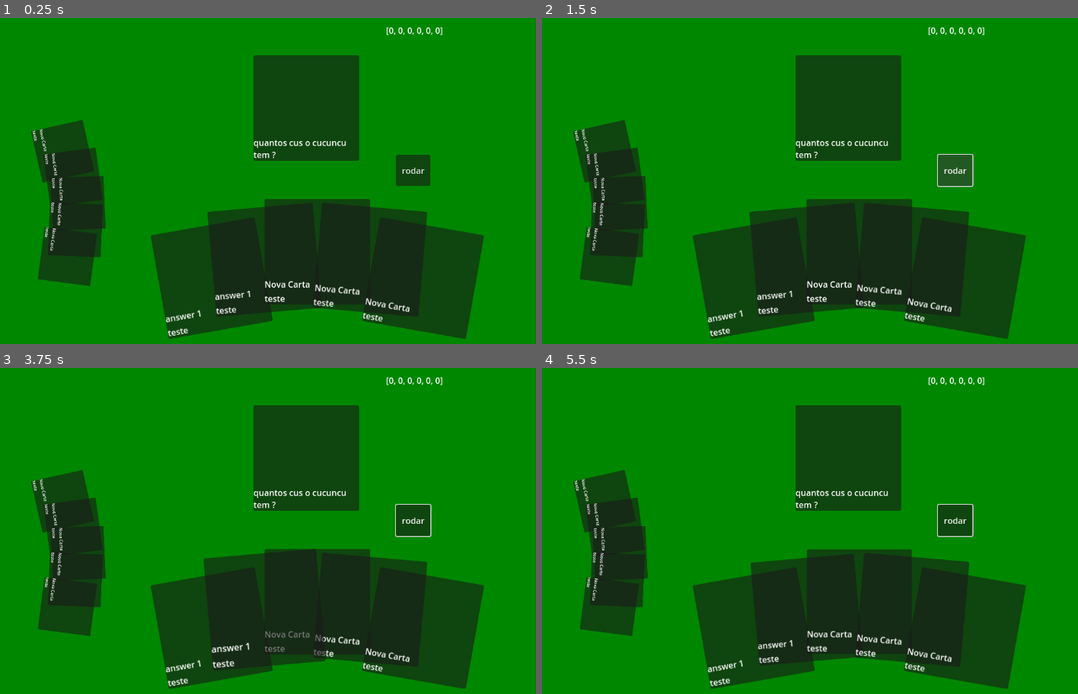
Above: before the commit, frames 1-4 (two rows, left to right).
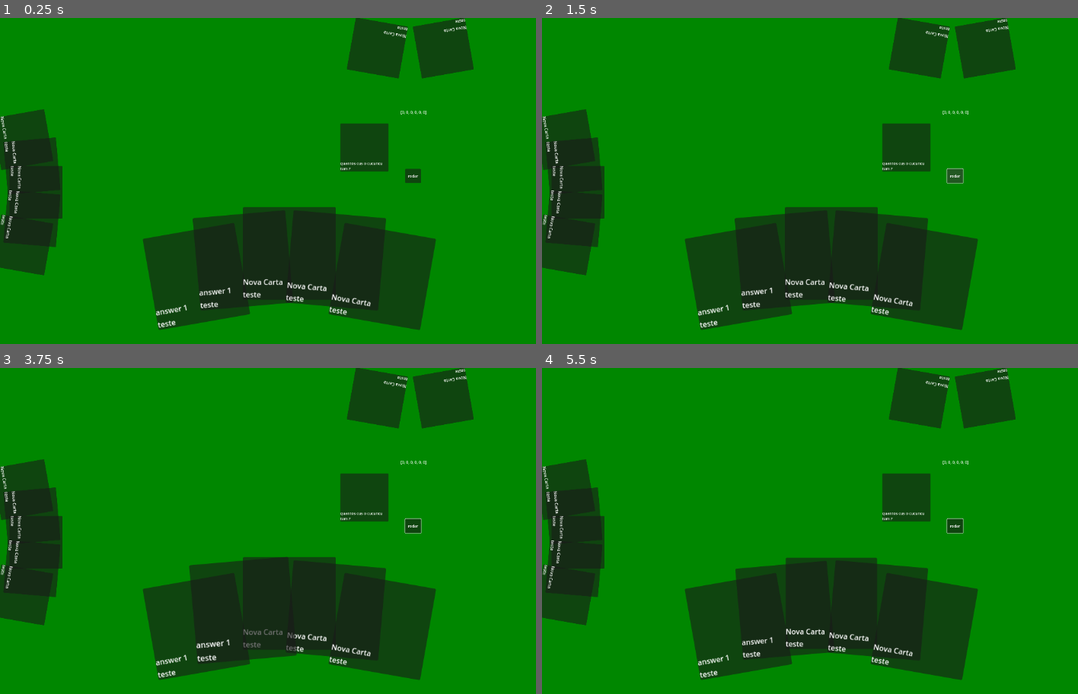
Above: after the commit, the same moments.

Repository: nitsuboy/greatestcardgame-retested
Game: Godot game, scene res://scenes/GameManager.tscn
Two runs of this game, one before a commit and one after it. Both use one fixed random seed, a clock stepped at 60 frames per second and the inputs below.
Inputs (mouse positions are in pixels of both pictures, inside the frame that each line leads up to):
- Up to frame 1 (0.25 s): no input
- Up to frame 2 (1.5 s): click "rodar" at 0.5 s; click "rodar" at 1.25 s
- Up to frame 3 (3.75 s): click "rodar" at 2 s; tap Enter at 2.75 s; move the mouse to (439, 521) at 2.77 s; press the mouse at (439, 521) at 2.78 s; release the mouse at (439, 521) at 3.5 s; tap Space at 3.5 s; drag from (182, 557) to (273, 605) at 3.52 s
- Up to frame 4 (5.5 s): move the mouse to (906, 462) at 4.27 s; press the mouse at (906, 462) at 4.28 s; release the mouse at (906, 462) at 5 s; tap Enter at 5 s; drag from (815, 605) to (665, 488) at 5.02 s

The runs differ from the first frame. In frame 1, 29% of the frame differs, in the area x 0-91%, y 0-99%; in frame 2, 30%; in frame 3, 30%; in frame 4, 30%.

Commit message:
fix/feature: #11 #8 #10 #9

Diff:
--- a/resources/cards/Answers/cardtest12.tres
+++ b/resources/cards/Answers/cardtest12.tres
@@ -1,12 +1,21 @@
-[gd_resource type="Resource" script_class="CardData" load_steps=10 format=3 uid="uid://bf1gjf6en4c5r"]
+[gd_resource type="Resource" script_class="CardData" load_steps=13 format=3 uid="uid://bf1gjf6en4c5r"]
 
 [ext_resource type="Script" uid="uid://cnftjia6ub1ge" path="res://scripts/Effect.gd" id="1_pdwek"]
 [ext_resource type="Script" uid="uid://caf362864ip5p" path="res://scripts/cards/components/CardComponent.gd" id="1_qs3qu"]
-[ext_resource type="Resource" uid="uid://85ptg6fg5rgj" path="res://resources/Components/draggableComponent.tres" id="2_qs3qu"]
 [ext_resource type="Script" uid="uid://m1q1ntk8pgeq" path="res://scripts/cards/CardData.gd" id="3_hgymj"]
 [ext_resource type="Resource" uid="uid://bkc6xe5ilx8o3" path="res://resources/Components/playableComponent.tres" id="3_xa5ah"]
+[ext_resource type="Script" uid="uid://b76wwt1mix43f" path="res://scripts/cards/components/SelectableComponent.gd" id="4_6huef"]
+[ext_resource type="Script" uid="uid://6f6hap7foiu8" path="res://scripts/cards/components/DraggableComponent.gd" id="4_yxg4p"]
 [ext_resource type="Script" uid="uid://bxlty3dt5r06h" path="res://scripts/cards/effects/TransferToQuestionEffect.gd" id="5_6mgqm"]
 [ext_resource type="Script" uid="uid://h3eyfp3ia63w" path="res://scripts/cards/effects/TransferToSelfEffect.gd" id="6_6huef"]
+
+[sub_resource type="Resource" id="Resource_yxg4p"]
+script = ExtResource("4_6huef")
+metadata/_custom_type_script = "uid://b76wwt1mix43f"
+
+[sub_resource type="Resource" id="Resource_qcaw7"]
+script = ExtResource("4_yxg4p")
+metadata/_custom_type_script = "uid://6f6hap7foiu8"
 
 [sub_resource type="Resource" id="Resource_xa5ah"]
 script = ExtResource("5_6mgqm")
@@ -21,5 +30,5 @@
 card_name = "answer 1"
 description = "teste"
 effects = Array[ExtResource("1_pdwek")]([SubResource("Resource_xa5ah"), SubResource("Resource_6mgqm")])
-components = Array[ExtResource("1_qs3qu")]([ExtResource("2_qs3qu"), ExtResource("3_xa5ah")])
+components = Array[ExtResource("1_qs3qu")]([ExtResource("3_xa5ah"), SubResource("Resource_yxg4p"), SubResource("Resource_qcaw7")])
 metadata/_custom_type_script = "uid://m1q1ntk8pgeq"
--- a/scenes/GameManager.tscn
+++ b/scenes/GameManager.tscn
@@ -1,6 +1,7 @@
-[gd_scene load_steps=9 format=3 uid="uid://ch2kchm136hgv"]
+[gd_scene load_steps=10 format=3 uid="uid://ch2kchm136hgv"]
 
 [ext_resource type="Script" uid="uid://57wqaqwrc2j0" path="res://scripts/GameManager.gd" id="1_rtub8"]
+[ext_resource type="Texture2D" uid="uid://ctw5rnhp6egnh" path="res://images/2.png" id="2_2chjq"]
 [ext_resource type="Script" uid="uid://b3l005u5etxda" path="res://scripts/Dealer.gd" id="2_jg7te"]
 [ext_resource type="Resource" uid="uid://d1ntyljif15v7" path="res://resources/decks/red.tres" id="3_2uts2"]
 [ext_resource type="Resource" uid="uid://dttxhih6083vo" path="res://resources/decks/blue.tres" id="3_jg7te"]
@@ -27,6 +28,12 @@
 grow_vertical = 2
 color = Color(0, 0.5294118, 0, 1)
 
+[node name="2" type="Sprite2D" parent="Control2"]
+visible = false
+position = Vector2(573.99994, 326.625)
+scale = Vector2(0.53611106, 0.60486114)
+texture = ExtResource("2_2chjq")
+
 [node name="Dealer" type="Node" parent="."]
 script = ExtResource("2_jg7te")
 question_deck = ExtResource("3_2uts2")
@@ -34,12 +41,30 @@
 action_deck = ExtResource("3_jg7te")
 cardtemplate = ExtResource("5_jg7te")
 
-[node name="Player" parent="." instance=ExtResource("3_rtub8")]
-position = Vector2(601, 444)
+[node name="players" type="Node2D" parent="."]
 
-[node name="Player2" parent="." instance=ExtResource("3_rtub8")]
-position = Vector2(148, 352.00003)
-rotation = 1.5254178
+[node name="Player" parent="players" instance=ExtResource("3_rtub8")]
+position = Vector2(548, 447)
+scale = Vector2(0.88, 0.88)
+
+[node name="Player2" parent="players" instance=ExtResource("3_rtub8")]
+position = Vector2(68, 331)
+rotation = 1.5707964
+scale = Vector2(0.5, 0.5)
+
+[node name="Player3" parent="players" instance=ExtResource("3_rtub8")]
+position = Vector2(777, 82)
+rotation = -3.1415925
+scale = Vector2(0.5, 0.5)
+
+[node name="Player4" parent="players" instance=ExtResource("3_rtub8")]
+position = Vector2(383, 83)
+rotation = -3.1415925
+scale = Vector2(0.5, 0.5)
+
+[node name="Player5" parent="players" instance=ExtResource("3_rtub8")]
+position = Vector2(1081, 337)
+rotation = -1.5707964
 scale = Vector2(0.5, 0.5)
 
 [node name="RichTextLabel" type="RichTextLabel" parent="."]
@@ -47,10 +72,18 @@
 offset_right = 302.0
 offset_bottom = 297.0
 
-[node name="Control" parent="." instance=ExtResource("9_2chjq")]
-offset_left = 580.0
-offset_top = 171.0
-offset_right = 580.0
-offset_bottom = 171.0
+[node name="questions" type="Control" parent="."]
+layout_mode = 3
+anchors_preset = 0
+offset_right = 40.0
+offset_bottom = 40.0
+
+[node name="Control3" parent="questions" instance=ExtResource("9_2chjq")]
+layout_mode = 1
+offset_left = 670.00006
+offset_top = 226.00002
+offset_right = 670.00006
+offset_bottom = 226.00002
+scale = Vector2(0.455, 0.455)
 
 [node name="dg" type="Node2D" parent="."]
--- a/scripts/GameManager.gd
+++ b/scripts/GameManager.gd
@@ -5,8 +5,8 @@
 enum GameState { INIT, START_TURN, PLAYER_ACTION, RESOLVE_ACTION, END_TURN, CHECK_WIN, GAME_OVER }
 
 @onready var dealer: Dealer = $Dealer
-@onready var players: Array[Player] = [$Player,$Player2]  # pode carregar dinamicamente
 
+var players: Array[Player] = []  # pode carregar dinamicamente
 var current_player_index := 0
 var state: GameState = GameState.INIT
 
@@ -15,7 +15,10 @@
 
 func _ready() -> void:
 	Globals.dg = $dg
+	for p in $players.get_children():
+		players.append(p)
 	ChangeState(GameState.INIT)
+
 
 func _process(_delta: float) -> void:
 	$RichTextLabel.text = "points = " + str(players[0].points)
@@ -58,7 +61,7 @@
 
 func SetupQuestions(_count: int = 5) -> void:
 	var card : Card = dealer.DrawCard(CardType.QUESTION)
-	$Control.SetQuestion(card)
+	$questions/Control3.SetQuestion(card)
 
 func StartTurn() -> void:
 	pass
--- a/scripts/Player.gd
+++ b/scripts/Player.gd
@@ -32,7 +32,9 @@
 
 # --- Cartas ---
 func add_card_to_hand(card: Card) -> void:
+	card.onwer = self
 	hand.AddCard(card)
+
 
 func remove_card_from_hand(card: CardData) -> void:
 	hand.erase(card)
--- a/scripts/PlayerHand.gd
+++ b/scripts/PlayerHand.gd
@@ -4,11 +4,13 @@
 @export var hand_curve: Curve
 @export var rotation_curve: Curve
 
-@export var max_rotation_degrees := 10
-@export var x_sep := 20
-@export var y_min := 0
-@export var y_max := -100
-@export var hand_size := 500
+@export var max_rotation_degrees: int = 10
+@export var x_sep: int = 20
+@export var y_min: int = 0
+@export var y_max: int = -100
+@export var hand_size: int = 500
+
+var pos_arr: Array
 
 func AddCard(card: Card) -> void:
 	add_child(card)
@@ -20,8 +22,24 @@
 	for card in get_children():
 		remove_child(card)
 
+func MoveCard(card: Card) -> void:
+	var insert_index = card.get_index()
+	if insert_index + 1 < pos_arr.size() :
+		if card.position.x > pos_arr[insert_index+1].x:
+			insert_index += 1
+			move_child(card, insert_index)
+			AtualizarCartas()
+			return
+	if insert_index - 1 >= 0 :
+		if card.position.x < pos_arr[insert_index-1].x :
+			insert_index -= 1
+			move_child(card, insert_index)
+			AtualizarCartas()
+			return
+
 func AtualizarCartas() -> void:
 	await get_tree().process_frame
+	pos_arr.clear()
 	var ncards : int = get_child_count()
 	if ncards == 0:
 		return
@@ -36,9 +54,11 @@
 			y_multiplier = 1.0
 			rot_multiplier = 0.0
 		var final: Vector2 = Vector2((c*((i*2)+1))-offset,y_min + y_max * y_multiplier)
+		pos_arr.append(final)
 		card.snap_pos = final
 		card.snap_rot = max_rotation_degrees * rot_multiplier
-		card.Move(.1,final,max_rotation_degrees * rot_multiplier)
+		if !card.dragging:
+			card.Move(.1,final,max_rotation_degrees * rot_multiplier)
 
 func _on_child_exiting_tree(_node: Node) -> void:
 	AtualizarCartas()
--- a/scripts/cards/Card.gd
+++ b/scripts/cards/Card.gd
@@ -9,6 +9,7 @@
 @onready var description_label = $Panel/Front/Description
 @onready var artwork = $Panel/Front/Artwork
 
+var onwer
 var dragging : bool = false
 var snap_pos : Vector2
 var snap_rot : float
@@ -20,10 +21,14 @@
 func _ready() -> void:
 	if card_data:
 		_apply_card_data()
+		for c in card_data.components:
+			c.ready(self)
 
 func _process(_delta: float) -> void:
 	if dragging:
 		global_position = get_global_mouse_position()
+		if onwer is Player:
+			onwer.hand.MoveCard(self)
 		Globals.is_dragging = true
 
 func _apply_card_data() -> void:
@@ -57,6 +62,7 @@
 				c.on_drop(self, drop)
 
 func _on_mouse_entered() -> void:
+	Input.set_default_cursor_shape(Input.CURSOR_HELP)
 	card_is_focused(true)
 
 func _on_mouse_exited() -> void:
--- a/scripts/cards/Globals.gd
+++ b/scripts/cards/Globals.gd
@@ -2,3 +2,8 @@
 
 var is_dragging : bool
 var dg:Node
+
+func _ready() -> void:
+	Input.set_custom_mouse_cursor(load("res://tex/Hand1.png"),Input.CURSOR_POINTING_HAND)
+	Input.set_custom_mouse_cursor(load("res://tex/Hand_Drag1.png"),Input.CURSOR_DRAG)
+	Input.set_custom_mouse_cursor(load("res://tex/Arrow1.png"),Input.CURSOR_ARROW)
--- a/scripts/cards/components/CardComponent.gd
+++ b/scripts/cards/components/CardComponent.gd
@@ -1,5 +1,8 @@
 extends Resource
 class_name CardComponent
+
+func ready(_card: Card) -> void:
+	pass
 
 func on_drag_start(_card: Card) -> void:
 	pass
--- a/scripts/cards/components/DraggableComponent.gd
+++ b/scripts/cards/components/DraggableComponent.gd
@@ -2,6 +2,7 @@
 class_name DraggableComponent
 
 func on_drag_start(_card: Card) -> void:
+	_card.get_child(1).mouse_default_cursor_shape = Control.CURSOR_DRAG
 	var xf: Transform2D = _card.get_global_transform()
 	var scale_x = xf.x.length()
 	var rodtation = xf.x.angle()
@@ -10,6 +11,7 @@
 	_card.dragging = true
 
 func on_drag_end(_card: Card) -> void:
+	_card.get_child(1).mouse_default_cursor_shape = Control.CURSOR_POINTING_HAND
 	_card.dragging = false
 	Globals.is_dragging = false
 	_card.card_is_focused(false)
--- /dev/null
+++ b/scripts/cards/components/SelectableComponent.gd
@@ -0,0 +1,6 @@
+extends CardComponent
+class_name SelectableComponent
+
+func ready(_card) -> void:
+	_card.get_child(1).mouse_default_cursor_shape = Control.CURSOR_POINTING_HAND
+	pass
--- a/scripts/cards/effects/TransferToQuestionEffect.gd
+++ b/scripts/cards/effects/TransferToQuestionEffect.gd
@@ -11,6 +11,7 @@
 		_parent.get_parent().answers[answer] -= 1
 
 	if _argument is QuestionZone:
+		_card.onwer = _argument
 		_parent.remove_child(_card)
 		_argument.static_container.add_child(_card)
 		_argument.answers[answer] += 1
--- a/scripts/cards/effects/TransferToSelfEffect.gd
+++ b/scripts/cards/effects/TransferToSelfEffect.gd
@@ -5,10 +5,10 @@
 	var p = _card.global_position
 	var _parent = _card.get_parent()
 
-	if _argument is Player:
+	if _argument is Player and _card.onwer != _argument:
+		_card.onwer = _argument
 		_parent.remove_child(_card)
 		_argument.hand.add_child(_card)
-
-	_card.global_position = p
-	_card.rotation = 0
+		_card.global_position = p
+		_card.rotation = 0
 	return null
Not shown, added: scripts/cards/components/SelectableComponent.gd.uid
Binary file added: tex/Arrow1.png
Not shown, added: tex/Arrow1.png.import
Binary file added: tex/Hand1.png
Not shown, added: tex/Hand1.png.import
Binary file added: tex/Hand2.png
Not shown, added: tex/Hand2.png.import
Binary file added: tex/Hand3.png
Not shown, added: tex/Hand3.png.import
Binary file added: tex/Hand_Drag1.png
Not shown, added: tex/Hand_Drag1.png.import
Binary file added: tex/Hand_Drag2.png
(and 2 more such lines)
